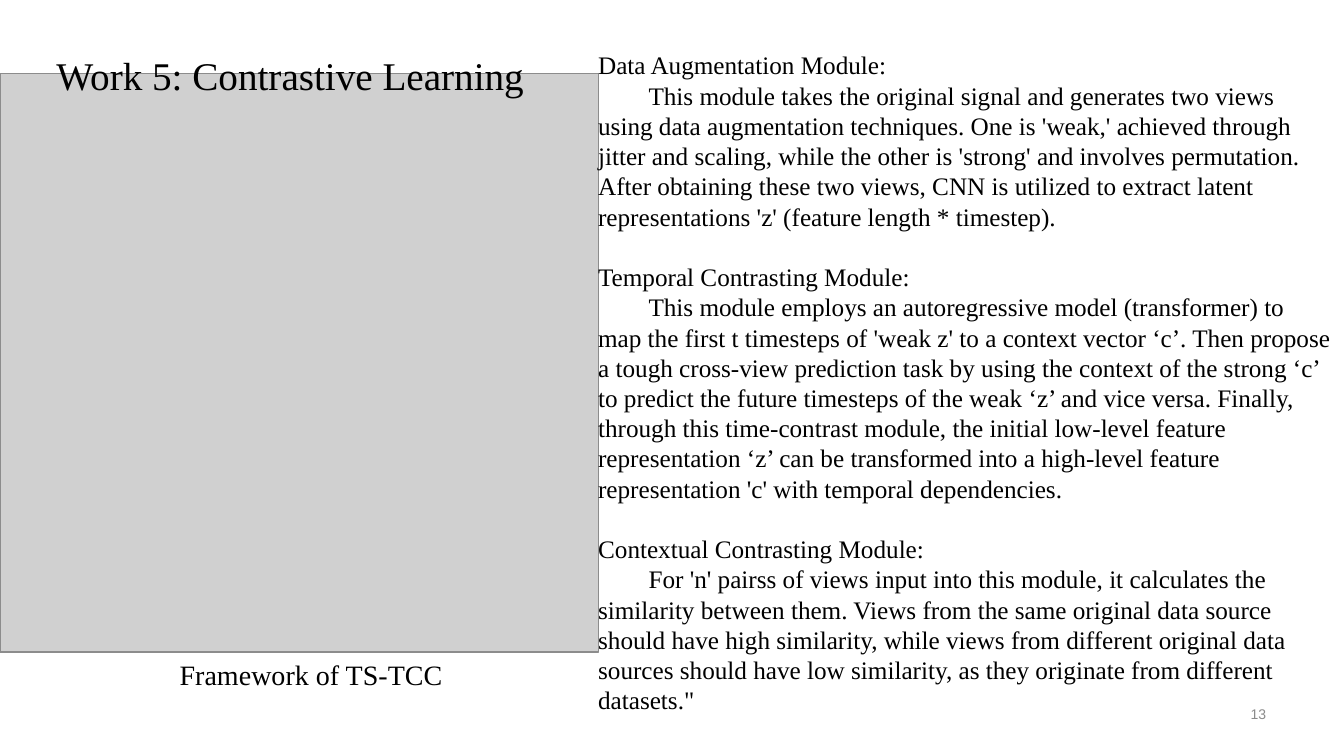
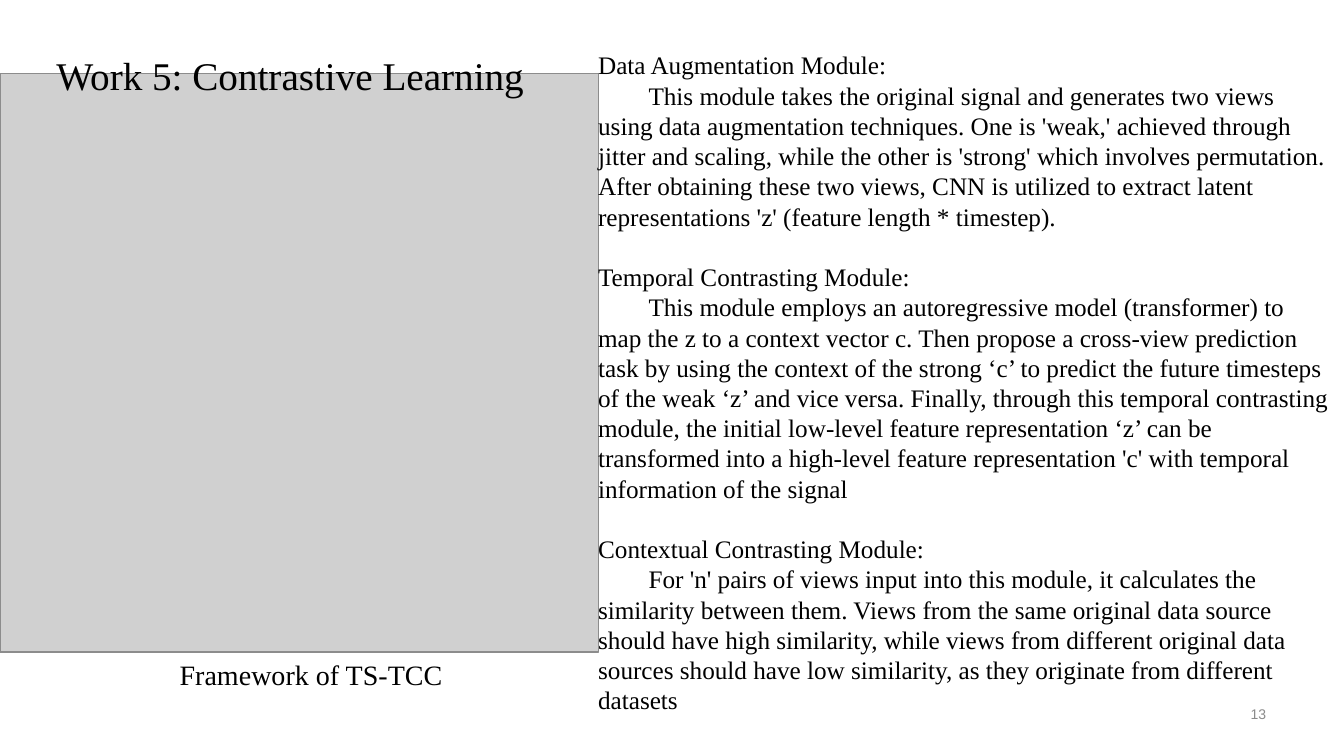
Before and after one commit to darcy1zhang/Presentation, a slide deck: slide 13 of 2023.9.11.pptx. Drawn at 1344x756 pixels with LibreOffice and Linux fonts; fonts in the diff are those of the drawing; grey boxes stand for pictures. Boxes give left, top, right and bottom in pixels: in the first picture for what was removed or moved away, otherwise in the second. Text is boxed around its words. In the diff, an @@ line names an element or a change of style, - is before the commit and + after.

```diff
--- a/2023.9.11.pptx
+++ b/2023.9.11.pptx
@@ text at [598,87,1324,232]: text changed @@
-This module takes the original signal and generates two views using data augmentation techniques. One is 'weak,' achieved through jitter and scaling, while the other is 'strong' and involves permutation. After obtaining these two views, CNN is utilized to extract latent representations 'z' (feature length * timestep).
+This module takes the original signal and generates two views using data augmentation techniques. One is 'weak,' achieved through jitter and scaling, while the other is 'strong' which involves permutation. After obtaining these two views, CNN is utilized to extract latent representations 'z' (feature length * timestep).
@@ text at [598,298,1328,504]: text changed @@
-This module employs an autoregressive model (transformer) to map the first t timesteps of 'weak z' to a context vector ‘c’. Then propose a tough cross-view prediction task by using the context of the strong ‘c’ to predict the future timesteps of the weak ‘z’ and vice versa. Finally, through this time-contrast module, the initial low-level feature representation ‘z’ can be transformed into a high-level feature representation 'c' with temporal dependencies.
+This module employs an autoregressive model (transformer) to map the z to a context vector c. Then propose a cross-view prediction task by using the context of the strong ‘c’ to predict the future timesteps of the weak ‘z’ and vice versa. Finally, through this temporal contrasting module, the initial low-level feature representation ‘z’ can be transformed into a high-level feature representation 'c' with temporal information of the signal
@@ text at [598,570,1285,710]: text changed @@
-For 'n' pairss of views input into this module, it calculates the similarity between them. Views from the same original data source should have high similarity, while views from different original data sources should have low similarity, as they originate from different datasets."
+For 'n' pairs of views input into this module, it calculates the similarity between them. Views from the same original data source should have high similarity, while views from different original data sources should have low similarity, as they originate from different datasets
```
Also in this commit, not shown: 3 other slides changed, 1 other file.
